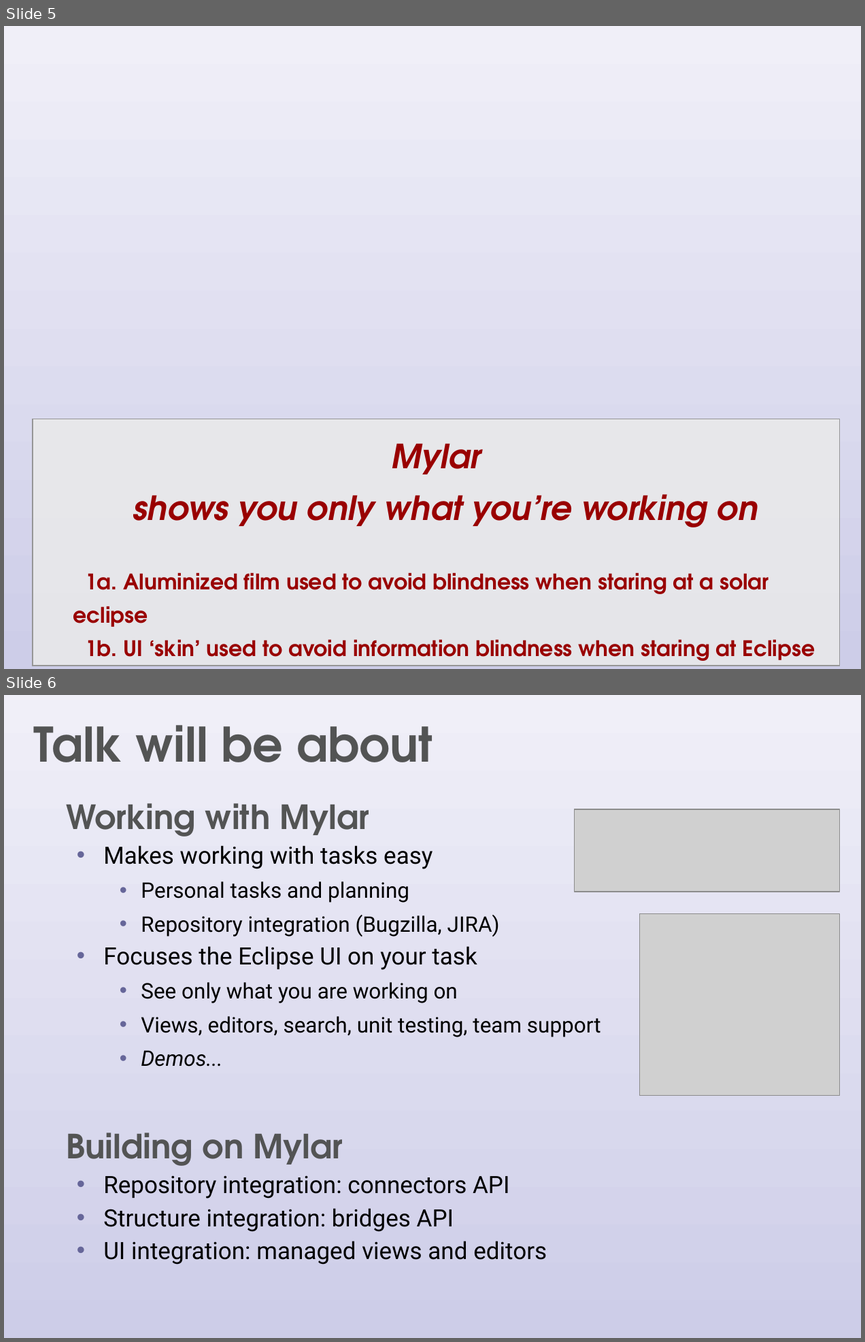
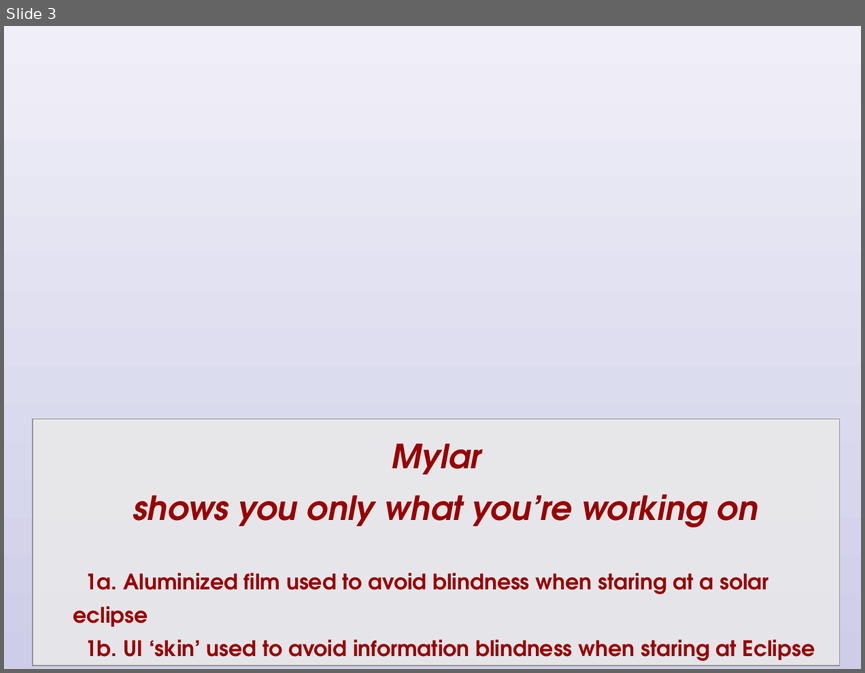
Before and after one commit to eclipse-mylyn/mylyn-website, a slide deck: publications/2006-03-mylar-eclipsecon.ppt. Shown one above the other, each under a label of ours: slides 5 and 6 before the commit, slide 3 after it. The pictures are 865x1342 and 865x673 pixels, drawn with LibreOffice and Linux fonts; fonts in the diff are those of the drawing; grey boxes stand for pictures; background and template pictures are left out. Boxes give left, top, right and bottom in pixels: in the first picture for what was removed or moved away, otherwise in the second. Text is boxed around its words. In the diff, an @@ line names an element or a change of style, - is before the commit and + after.

Commit message:
Progress on: prepare eclipsecon talk and slides

```diff
--- a/publications/2006-03-mylar-eclipsecon.ppt
+++ b/publications/2006-03-mylar-eclipsecon.ppt
@@ slide 6 removed at bbox=[4, 695, 861, 1338], background #FFFFFF; not listed: 1 template element that a slide beside it also shows @@
@@ title removed at bbox=[34, 725, 432, 762] @@
-Talk will be about
@@ text removed at bbox=[66, 803, 601, 1264] @@
-  Working with Mylar
-  • Makes working with tasks easy
-    • Personal tasks and planning
-    • Repository integration (Bugzilla, JIRA)
-  • Focuses the Eclipse UI on your task
-    • See only what you are working on
-    • Views, editors, search, unit testing, team support
-    • Demos...
-  Building on Mylar
-  • Repository integration: connectors API
-  • Structure integration: bridges API
-  • UI integration: managed views and editors
@@ picture removed at bbox=[574, 809, 839, 892] @@
@@ picture removed at bbox=[640, 913, 839, 1095] @@
@@ what was slide 5 is now slide 3 @@
```
Also in this commit, not shown: 4 slides changed, 14 slides added, 14 other slides removed.
